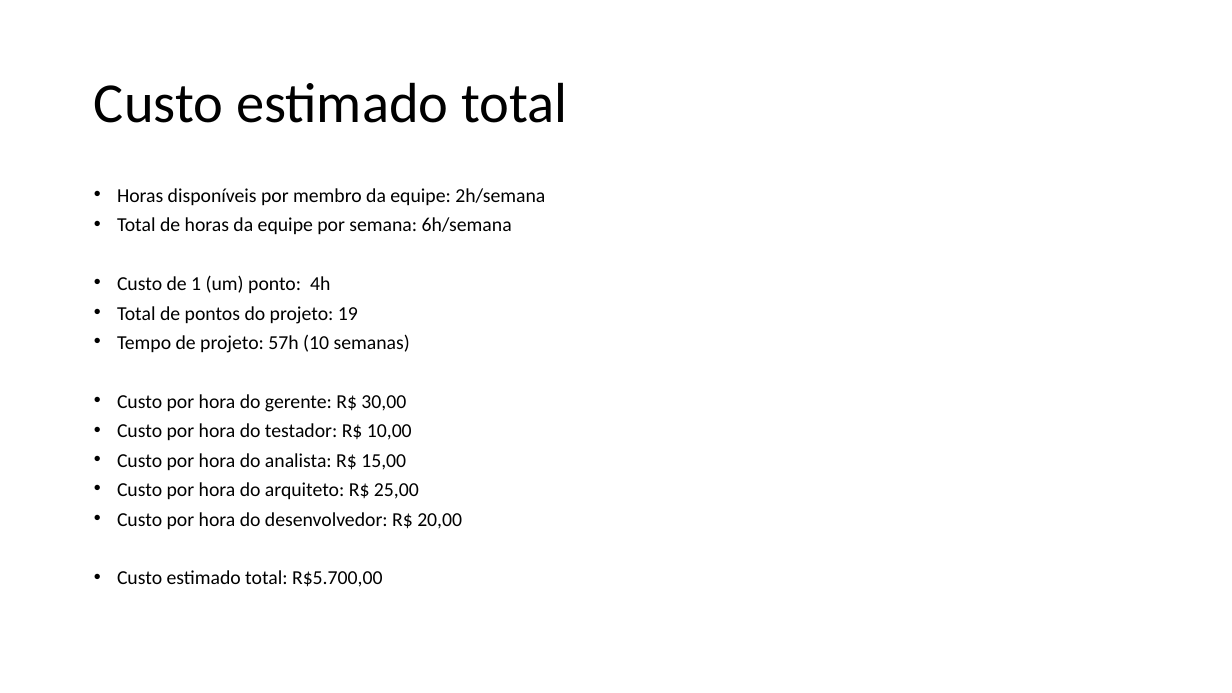
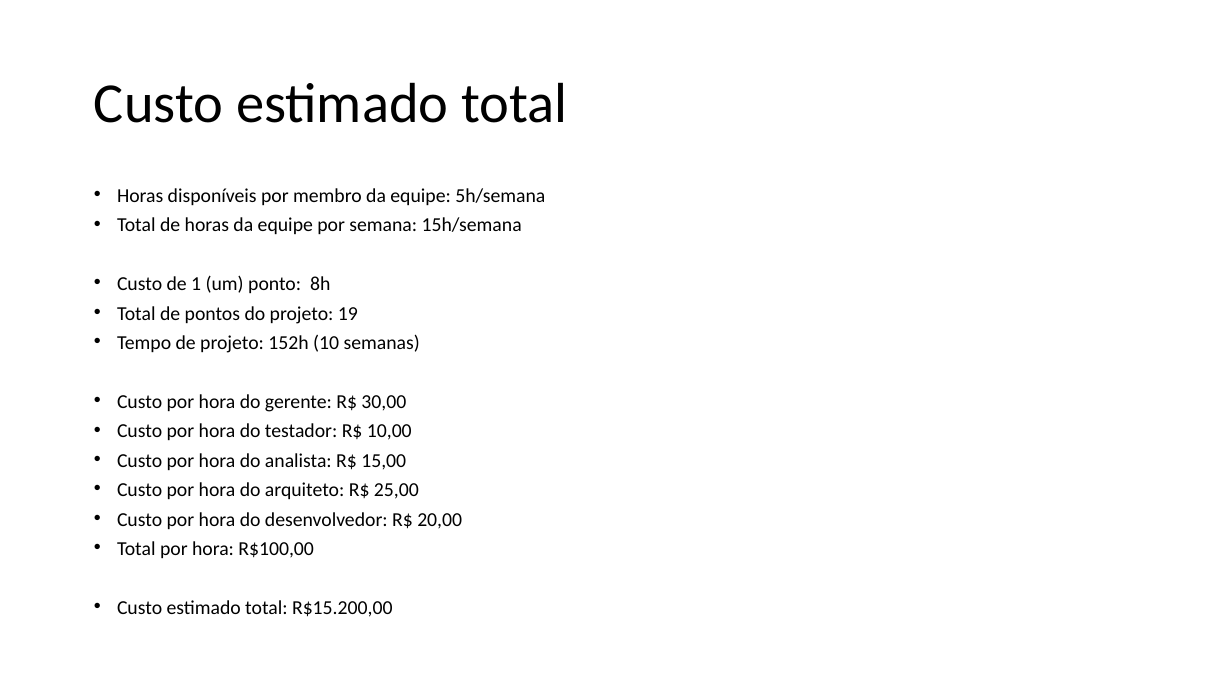
Before and after one commit to brunoccst/GerenciamentoDeEspacoFisico, a slide deck: slide 7 of Sumário executivo.pptx. Drawn at 1232x693 pixels with LibreOffice and Linux fonts; fonts in the diff are those of the drawing. Boxes give left, top, right and bottom in pixels: in the first picture for what was removed or moved away, otherwise in the second. Text is boxed around its words. In the diff, an @@ line names an element or a change of style, - is before the commit and + after.

Commit message:
Alteradas as horas

```diff
--- a/Sumário executivo.pptx
+++ b/Sumário executivo.pptx
@@ text at (117,188,545,294): text changed @@
-• Horas disponíveis por membro da equipe: 2h/semana
-• Total de horas da equipe por semana: 6h/semana
-• Custo de 1 (um) ponto: 4h
+• Horas disponíveis por membro da equipe: 5h/semana
+• Total de horas da equipe por semana: 15h/semana
+• Custo de 1 (um) ponto: 8h
@@ text at (117,334,420,353): text changed @@
-• Tempo de projeto: 57h (10 semanas)
+• Tempo de projeto: 152h (10 semanas)
@@ text at (117,541,392,617): text changed @@
-• Custo estimado total: R$5.700,00
+• Total por hora: R$100,00
+• Custo estimado total: R$15.200,00
```
Also in this commit, not shown: 2 other files.
